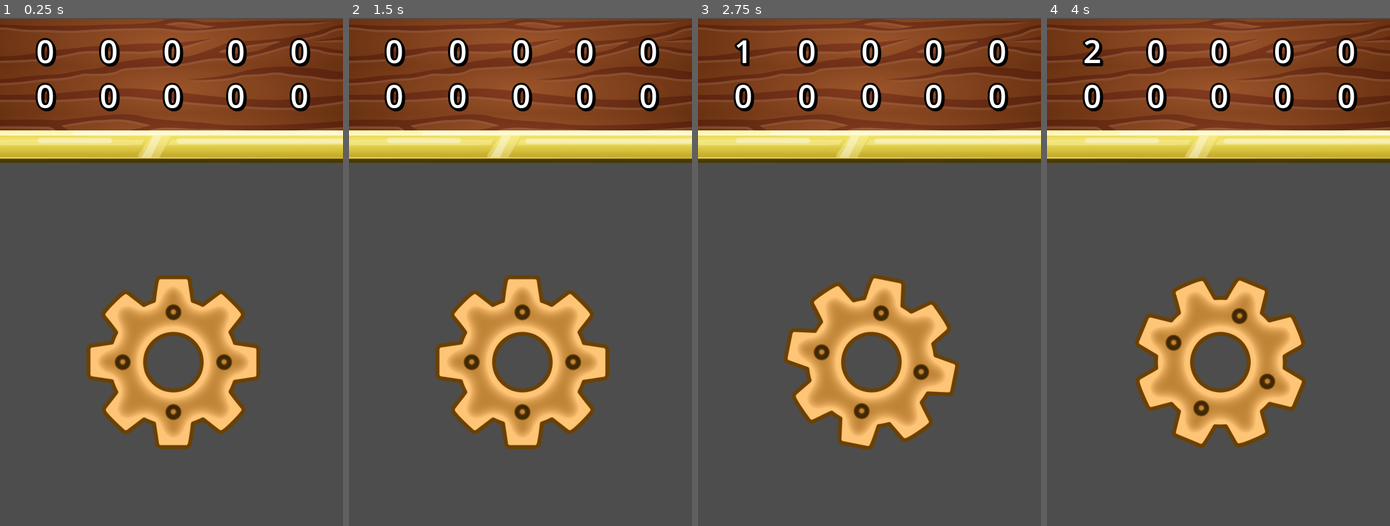
Above: before the commit, frames 1-4 (left to right).
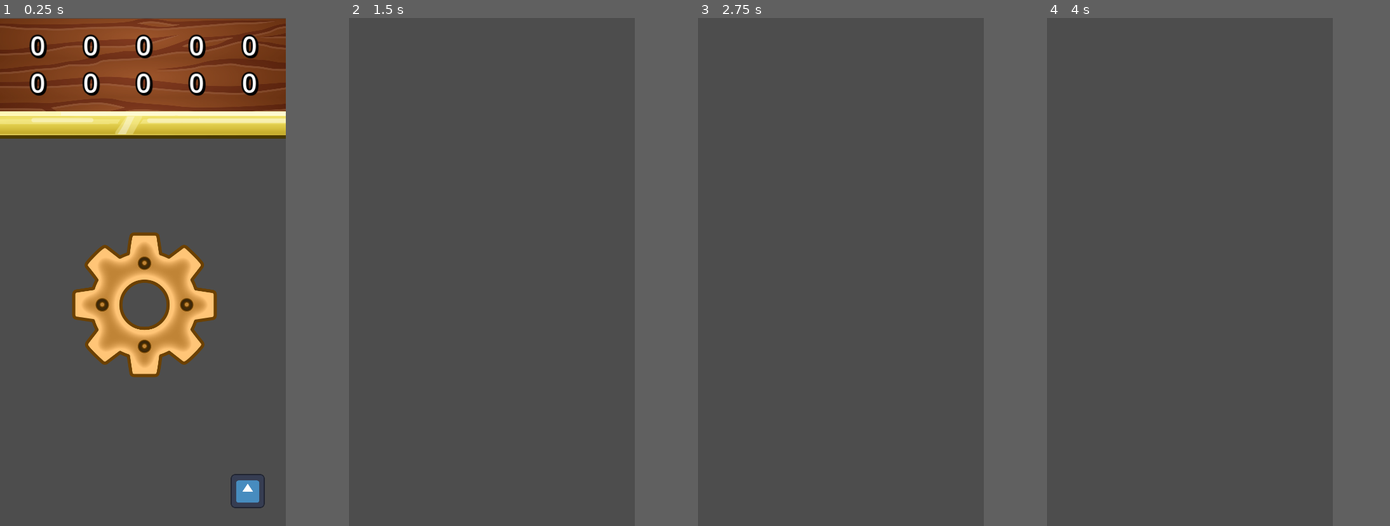
Above: after the commit, the same moments.

Repository: IIS-Mobile/PGiAnUP_zima_2024_stacjonarne_Catblast_Studio
Game: Godot game, scene res://scenes/simple_counter.tscn
Two runs of this game, one before a commit and one after it. Both use one fixed random seed, a clock stepped at 60 frames per second and the inputs below. The engine's default icon, where the game draws it, is replaced by a stand-in: a white triangle on a blue panel in a dark square.
Inputs (mouse positions are in pixels of both pictures, inside the frame that each line leads up to):
- Up to frame 1 (0.25 s): no input
- Up to frame 2 (1.5 s): click (647, 490) at 0.52 s; tap Enter at 1.25 s; move the mouse to (595, 246) at 1.27 s; click (595, 246) at 1.42 s
- Up to frame 3 (2.75 s): tap Space at 2 s; move the mouse to (800, 297) at 2.02 s; click (800, 297) at 2.17 s
- Up to frame 4 (4 s): tap Enter at 2.75 s; move the mouse to (1252, 160) at 2.77 s; click (1252, 160) at 2.92 s; tap Space at 3.5 s; move the mouse to (1201, 373) at 3.52 s; click (1201, 373) at 3.67 s
In our replay, the window is 540x800 before the commit and 450x800 after it. These sizes can differ from the game's own. Grey fills any space a smaller window leaves; there, only what the larger window draws over its background counts as a difference.

The runs differ from the first frame. In frame 1, 33% of the frame differs, in the area x 0-100%, y 0-97%; in frame 2, 39%; in frame 3, 39%, in the area x 0-100%, y 0-85%; in frame 4, 39%.

Commit message:
empty shop + button, size tweaks

Diff:
--- a/project.godot
+++ b/project.godot
@@ -19,6 +19,8 @@
 
 window/size/viewport_width=1080
 window/size/viewport_height=1920
+window/stretch/mode="canvas_items"
+window/stretch/aspect="expand"
 window/handheld/orientation=1
 
 [rendering]
--- /dev/null
+++ b/scenes/shop.tscn
@@ -0,0 +1,3 @@
+[gd_scene format=3 uid="uid://0xg8lppu3tw6"]
+
+[node name="Shop" type="Node2D"]
--- /dev/null
+++ b/scenes/shop_button.gd
@@ -0,0 +1,10 @@
+extends TextureButton
+
+# Function to handle the scene change
+func on_button_pressed():
+	get_tree().change_scene_to_file("res://scenes/shop.tscn")
+
+
+func _ready():
+	# Connect the button press signal to the function that will handle the scene change
+	connect("pressed", on_button_pressed)
--- a/scenes/simple_counter.tscn
+++ b/scenes/simple_counter.tscn
@@ -1,9 +1,11 @@
-[gd_scene load_steps=5 format=3 uid="uid://cd5s6rl5xqurj"]
+[gd_scene load_steps=7 format=3 uid="uid://cd5s6rl5xqurj"]
 
 [ext_resource type="Script" path="res://scenes/counter.gd" id="1_rj476"]
 [ext_resource type="Texture2D" uid="uid://dpr4i201vh10d" path="res://assets/art/gears/placeholder_gear2.png" id="2_epybh"]
 [ext_resource type="Texture2D" uid="uid://bq470tchb8vjo" path="res://assets/art/ui/wood.jpg" id="3_od6pp"]
 [ext_resource type="Texture2D" uid="uid://cnsteap44dgdy" path="res://assets/art/ui/golden_bar2.png" id="4_1vuel"]
+[ext_resource type="Texture2D" uid="uid://gni83whcoogs" path="res://assets/icon.svg" id="5_1isqj"]
+[ext_resource type="Script" path="res://scenes/shop_button.gd" id="6_d7ejv"]
 
 [node name="Node2D" type="Node2D"]
 script = ExtResource("1_rj476")
@@ -36,6 +38,7 @@
 offset_top = 35.0
 offset_right = 40.0
 offset_bottom = 75.0
+metadata/_edit_use_anchors_ = true
 
 [node name="Label_resource1" type="Label" parent="UI/Labels"]
 z_index = 9
@@ -57,6 +60,7 @@
 theme_override_font_sizes/font_size = 100
 text = "0"
 horizontal_alignment = 1
+metadata/_edit_use_anchors_ = true
 
 [node name="Label_resource2" type="Label" parent="UI/Labels"]
 z_index = 9
@@ -78,6 +82,7 @@
 theme_override_font_sizes/font_size = 100
 text = "0"
 horizontal_alignment = 1
+metadata/_edit_use_anchors_ = true
 
 [node name="Label_resource3" type="Label" parent="UI/Labels"]
 z_index = 9
@@ -99,6 +104,7 @@
 theme_override_font_sizes/font_size = 100
 text = "0"
 horizontal_alignment = 1
+metadata/_edit_use_anchors_ = true
 
 [node name="Label_resource4" type="Label" parent="UI/Labels"]
 z_index = 9
@@ -120,6 +126,7 @@
 theme_override_font_sizes/font_size = 100
 text = "0"
 horizontal_alignment = 1
+metadata/_edit_use_anchors_ = true
 
 [node name="Label_resource5" type="Label" parent="UI/Labels"]
 z_index = 9
@@ -141,6 +148,7 @@
 theme_override_font_sizes/font_size = 100
 text = "0"
 horizontal_alignment = 1
+metadata/_edit_use_anchors_ = true
 
 [node name="Label_resource6" type="Label" parent="UI/Labels"]
 z_index = 9
@@ -163,6 +171,7 @@
 theme_override_font_sizes/font_size = 100
 text = "0"
 horizontal_alignment = 1
+metadata/_edit_use_anchors_ = true
 
 [node name="Label_resource7" type="Label" parent="UI/Labels"]
 z_index = 9
@@ -185,6 +194,7 @@
 theme_override_font_sizes/font_size = 100
 text = "0"
 horizontal_alignment = 1
+metadata/_edit_use_anchors_ = true
 
 [node name="Label_resource8" type="Label" parent="UI/Labels"]
 z_index = 9
@@ -207,6 +217,7 @@
 theme_override_font_sizes/font_size = 100
 text = "0"
 horizontal_alignment = 1
+metadata/_edit_use_anchors_ = true
 
 [node name="Label_resource9" type="Label" parent="UI/Labels"]
 z_index = 9
@@ -229,6 +240,7 @@
 theme_override_font_sizes/font_size = 100
 text = "0"
 horizontal_alignment = 1
+metadata/_edit_use_anchors_ = true
 
 [node name="Label_resource10" type="Label" parent="UI/Labels"]
 z_index = 9
@@ -251,3 +263,20 @@
 theme_override_font_sizes/font_size = 100
 text = "0"
 horizontal_alignment = 1
+metadata/_edit_use_anchors_ = true
+
+[node name="shopButton" type="TextureButton" parent="UI"]
+anchors_preset = 3
+anchor_left = 1.0
+anchor_top = 1.0
+anchor_right = 1.0
+anchor_bottom = 1.0
+offset_left = -208.0
+offset_top = -196.0
+offset_right = -80.0
+offset_bottom = -68.0
+grow_horizontal = 0
+grow_vertical = 0
+texture_normal = ExtResource("5_1isqj")
+texture_pressed = ExtResource("5_1isqj")
+script = ExtResource("6_d7ejv")
